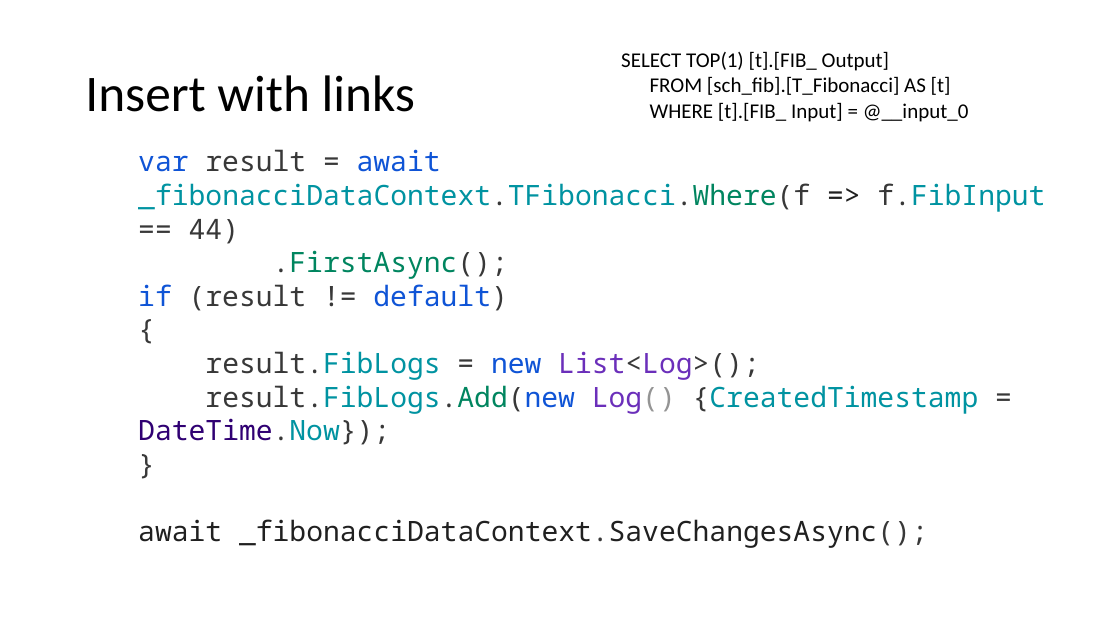
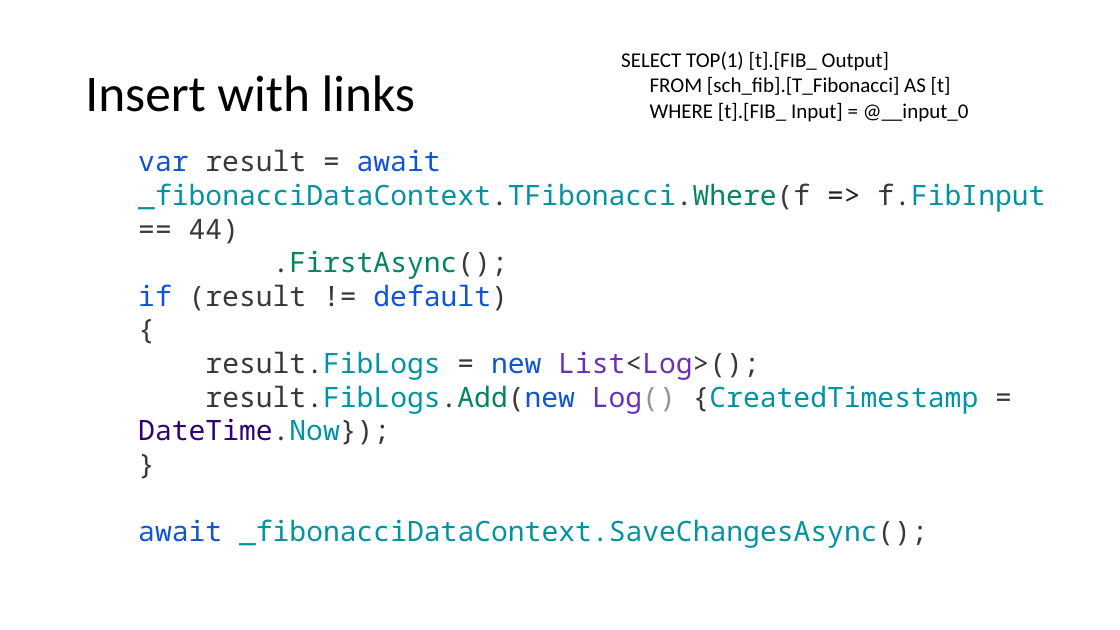
Before and after one commit to guillaume-chervet/course.dotnet, a slide deck: slide 139 of documentations/dotnet.pptx (slide 130 before the commit). Drawn at 1120x630 pixels with LibreOffice and Linux fonts; fonts in the diff are those of the drawing. Boxes give left, top, right and bottom in pixels: in the first picture for what was removed or moved away, otherwise in the second. Text is boxed around its words. In the diff, an @@ line names an element or a change of style, - is before the commit and + after.

```diff
--- a/documentations/dotnet.pptx
+++ b/documentations/dotnet.pptx
@@ text at (x1=138, y1=519, x2=928, y2=548): text colour #202020 to #0F54D6 in "await"; text colour #202020 to #0093A1, text colour #383838 to #0093A1 in "_fibonacciDataContext.SaveChangesAsync();" @@
```
Also in this commit, not shown: 3 other slides changed, 13 slides added.
